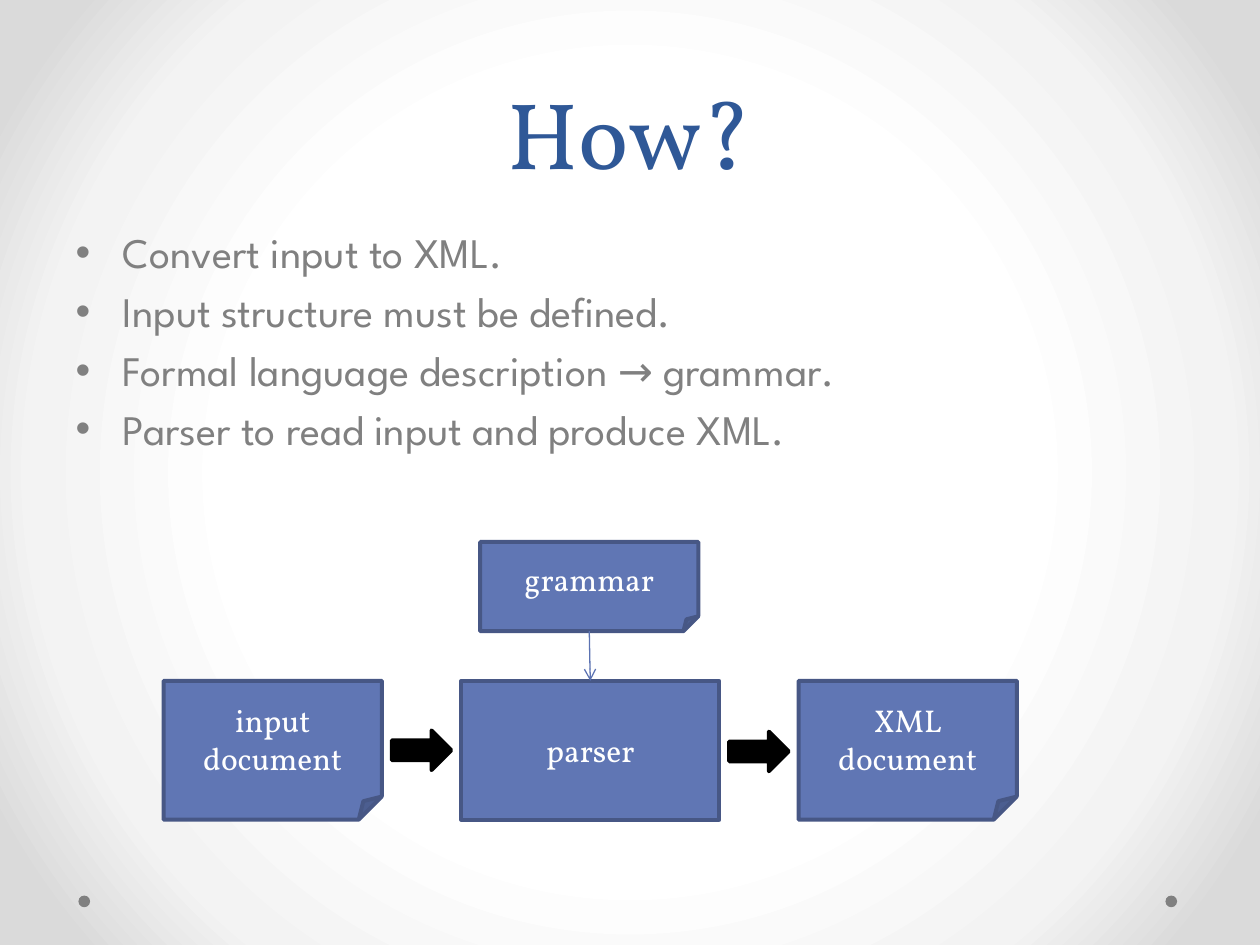
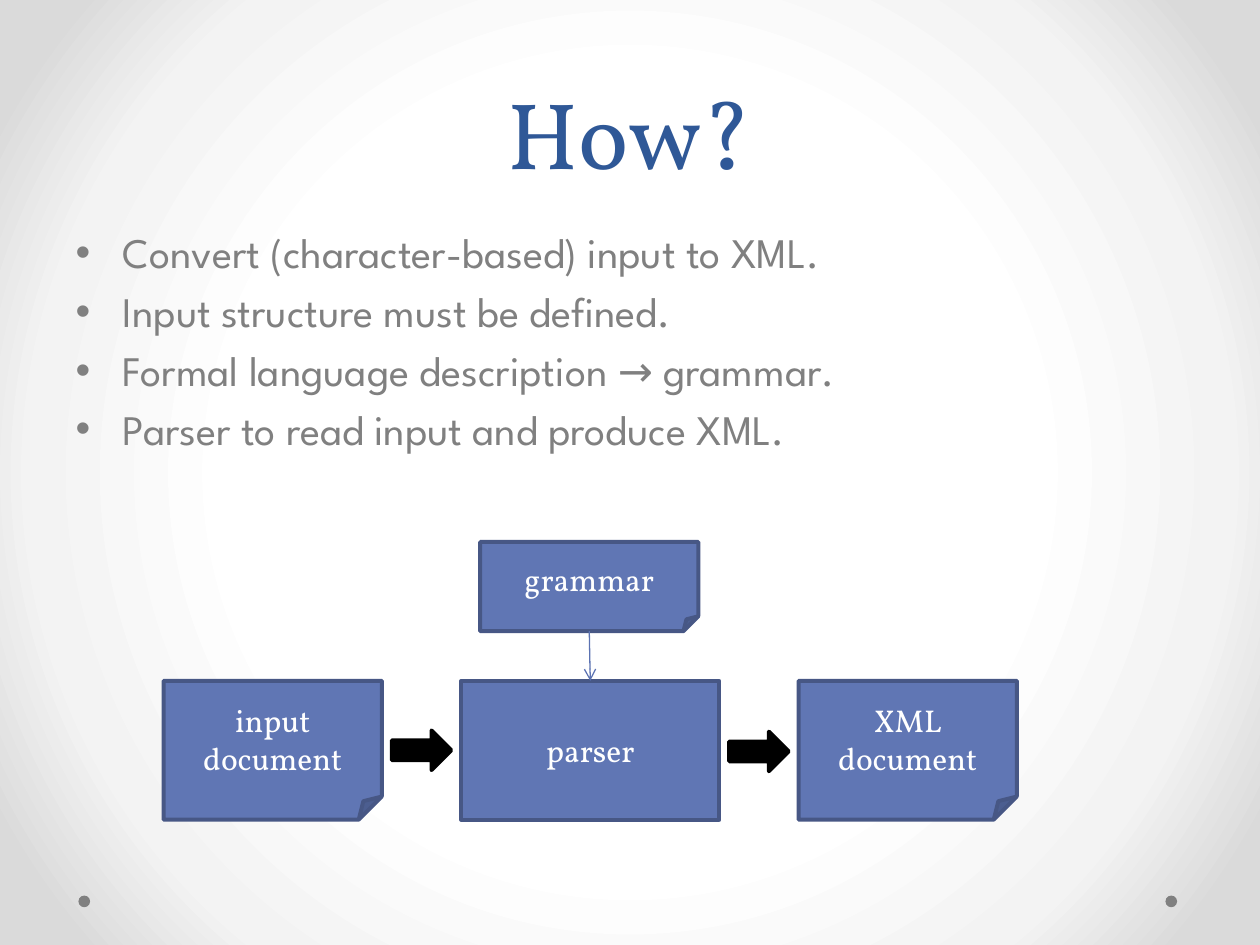
Before and after one commit to nverwer/iXML, a slide deck: slide 3 of Anything To XML.pptx. Drawn at 1260x945 pixels with LibreOffice and Linux fonts; fonts in the diff are those of the drawing; background and template pictures are left out. Boxes give left, top, right and bottom in pixels: in the first picture for what was removed or moved away, otherwise in the second. Text is boxed around its words. In the diff, an @@ line names an element or a change of style, - is before the commit and + after.

```diff
--- a/Anything To XML.pptx
+++ b/Anything To XML.pptx
@@ text at (123,239,819,277): text changed @@
-• Convert input to XML.
+• Convert (character-based) input to XML.
```
Also in this commit, not shown: 6 other slides changed, 10 other files.
